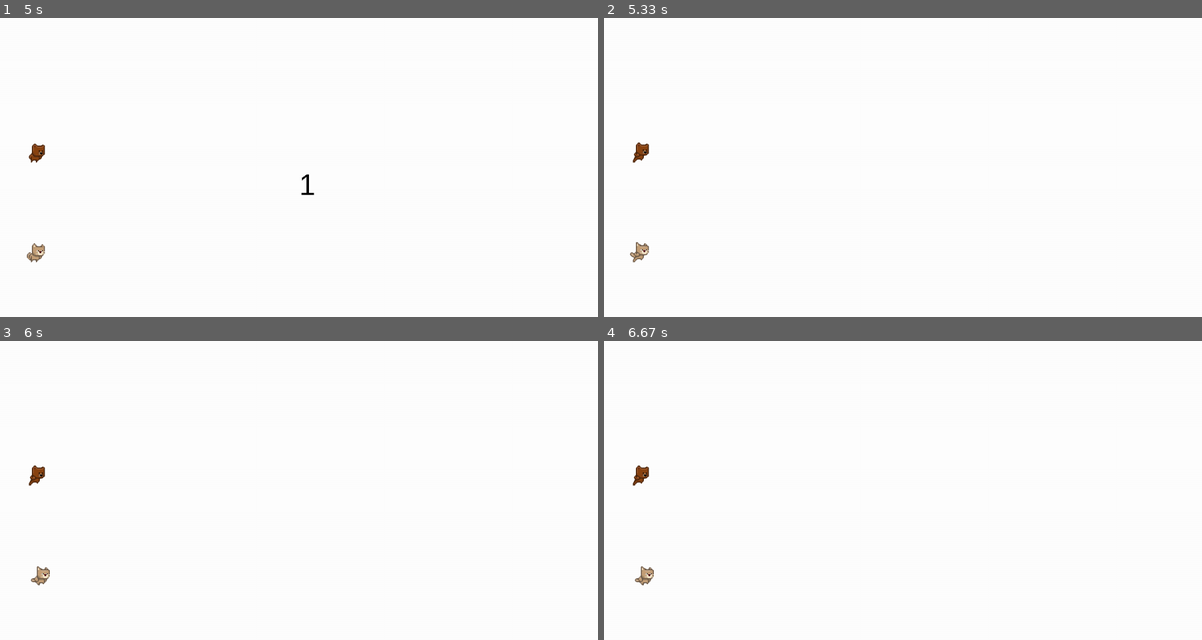
Above: before the commit, frames 1-4 (two rows, left to right).
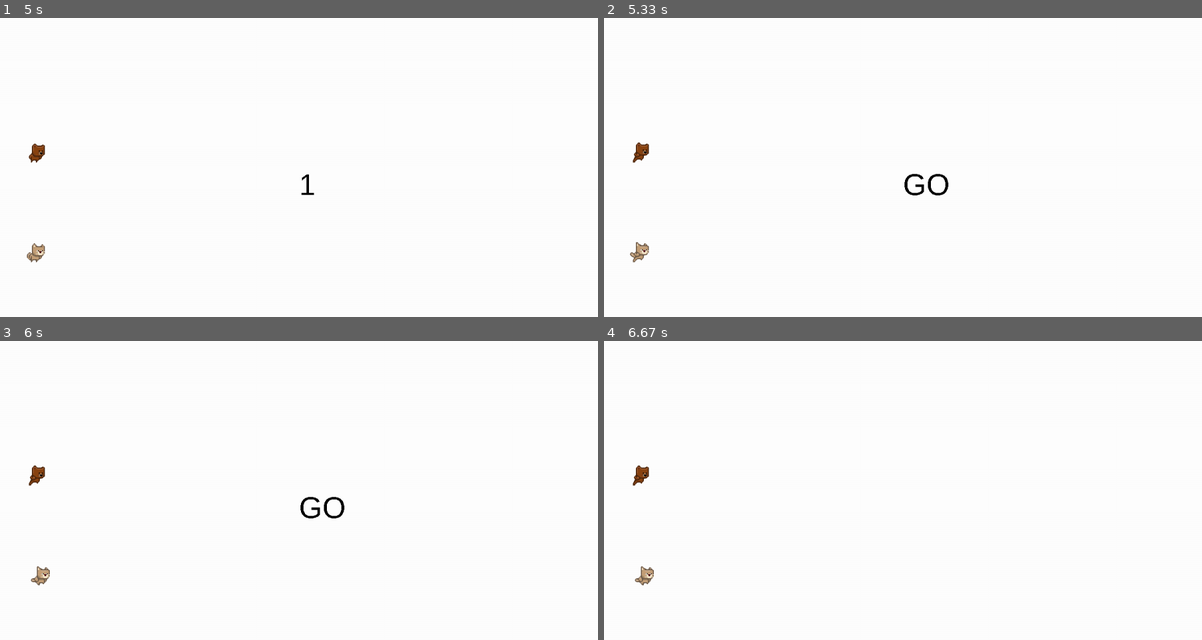
Above: after the commit, the same moments.

Repository: roryjmaher/PyGame-Learning
Game: pygame game, started from animationTest.py
Two runs of this game, one before a commit and one after it. Both use one fixed random seed, a clock stepped at 60 frames per second and the inputs below.
Inputs:
- Up to frame 1 (5 s): no input
- Up to frame 2 (5.33 s): tap D at 5.13 s
- Up to frame 3 (6 s): tap A at 5.47 s; tap D at 5.8 s
- Up to frame 4 (6.67 s): no input

Frame 1 is identical in both runs. In frame 2, 0.2% of the frame differs, in the area x 50-58%, y 52-60%; in frame 3, 0.2%; in frame 4, nothing differs.

Commit message:
Go message

Diff:
--- a/animationTest.py
+++ b/animationTest.py
@@ -76,6 +76,7 @@
 pygame.font.init()
 countdown_font = pygame.font.SysFont('Arial', 60)
 ticks = 0
+
 # starting line
 while not race_started:
     for event in pygame.event.get():
@@ -111,6 +112,10 @@
 # main game loop
 print ("STARTING RACE")
 ticks = 0
+go_text = "GO"
+
+start_font = pygame.font.SysFont('Arial', 80)
+
 while not have_winner:
     ticks += 1
 
@@ -148,8 +153,8 @@
                 if last_input_p2 == Input.LEFT:
                     speed_per_second_p2 += PIXEL_PER_TICK
                 last_input_p2 = Input.RIGHT
-
-    #print ("Speed_per_second : %s : %s" % (speed_per_second_p1, speed_per_second_p2))
+                #print ("Speed_per_second : %s : %s" % (speed_per_second_p1, speed_per_second_p2))
+
     # no key press so slow down
     if not have_p1_key_up:
         speed_per_second_p1 -= PIXEL_SLOWDOWN
@@ -195,6 +200,9 @@
     # RENDERING
     screen.fill(WHITE)
 
+    text_surface = countdown_font.render(go_text, False, (0, 0, 0))
+    screen.blit(text_surface, (WINDOW_WIDTH / 2, WINDOW_HEIGHT / 2))
+
     # TODO: see if we have a winner. See who actually won.
     if current_position_p1 >= (WINDOW_WIDTH - 100):
         have_winner = True
@@ -212,6 +220,8 @@
     #print (tick)
     if ticks >= FPS:
         ticks = 0
+        go_text = ""
+
     clock.tick(FPS) # 60 -> 60 fps
 
 # game is over
